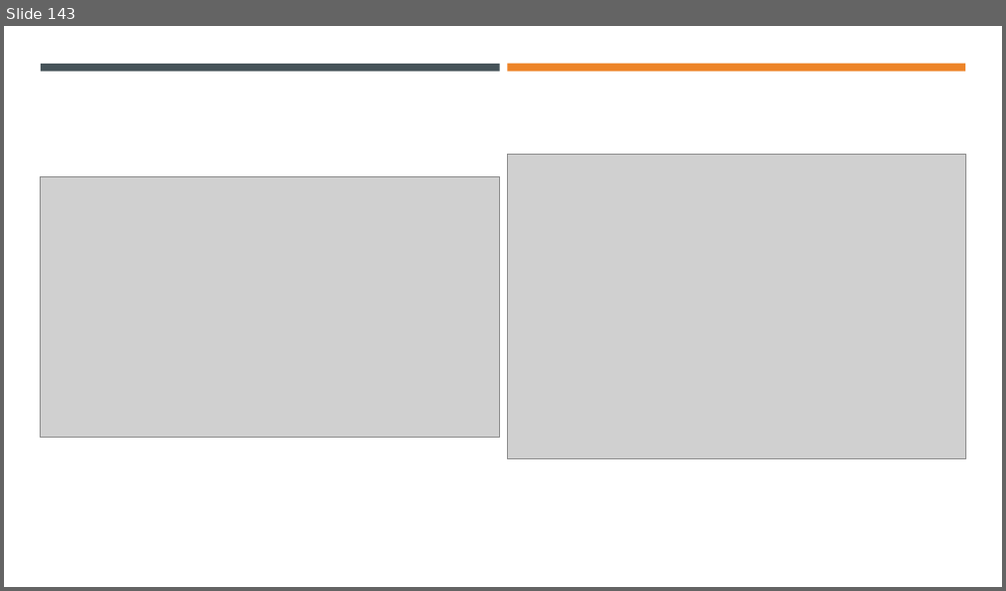
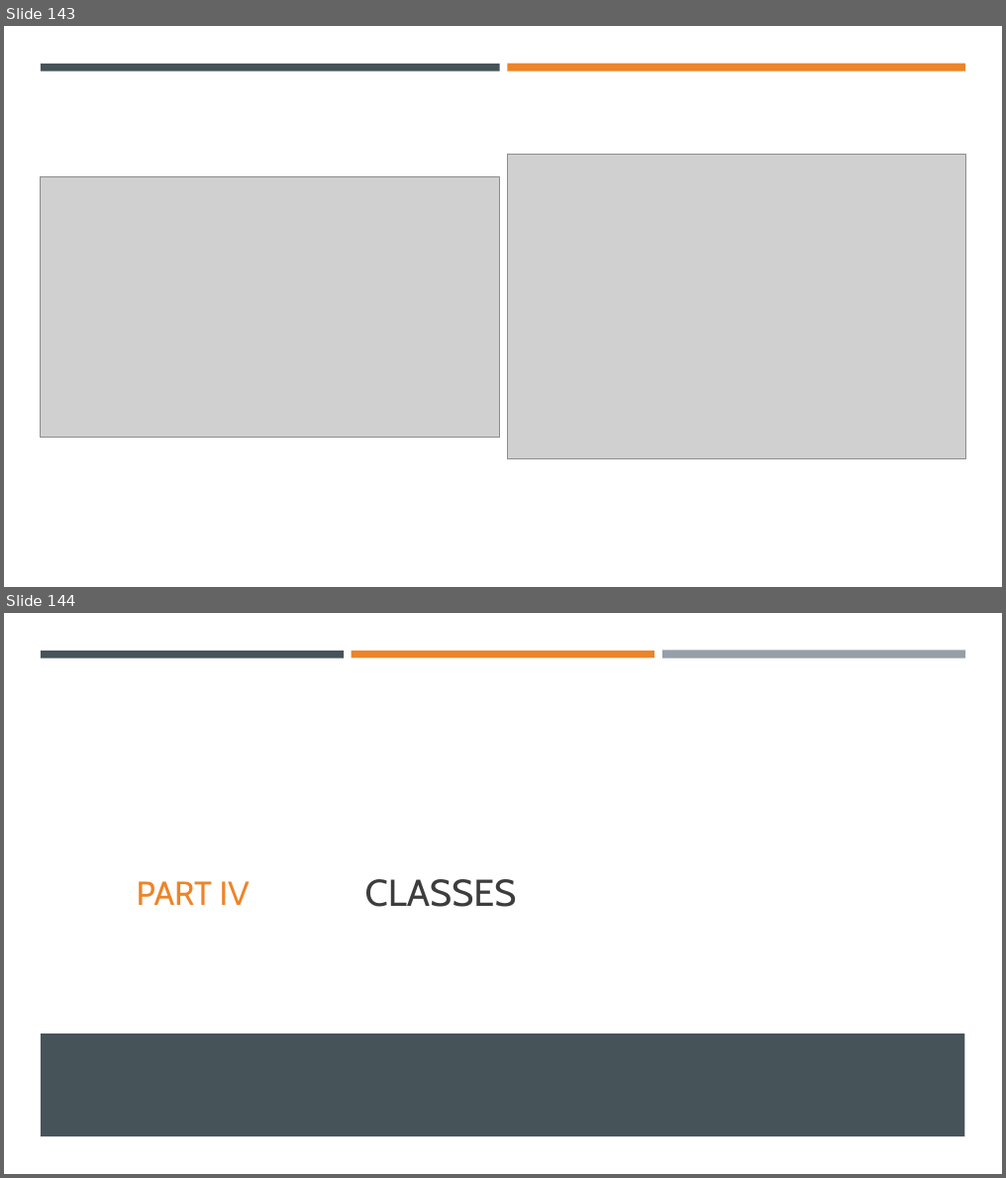
Before and after one commit to Ghost0396/iot, a slide deck: python/Python 3.pptx. Shown one above the other, each under a label of ours: slide 143 before the commit, slides 143 and 144 after it. The pictures are 1006x591 and 1006x1178 pixels, drawn with LibreOffice and Linux fonts; fonts in the diff are those of the drawing; grey boxes stand for pictures. Boxes give left, top, right and bottom in pixels: in the first picture for what was removed or moved away, otherwise in the second. Text is boxed around its words. In the diff, an @@ line names an element or a change of style, - is before the commit and + after.

```diff
--- a/python/Python 3.pptx
+++ b/python/Python 3.pptx
@@ slide 144 added at [4, 613, 1002, 1174], background #FFFFFF @@
@@ rectangle added at [41, 651, 344, 658], fill #465359 @@
@@ rectangle added at [351, 651, 654, 658], fill #ED8428 @@
@@ rectangle added at [662, 651, 965, 659], fill #969FA7 @@
@@ title added at [365, 879, 517, 907], 36 pt, text #3D3D3D @@
+CLASSES
@@ text added at [137, 881, 250, 905], 32 pt, text #ED8428 @@
+PART IV
@@ rectangle added at [41, 1034, 965, 1137], fill #465359 @@
```
Also in this commit, not shown: 2 other slides added, 1 slide removed, 1 other file.
